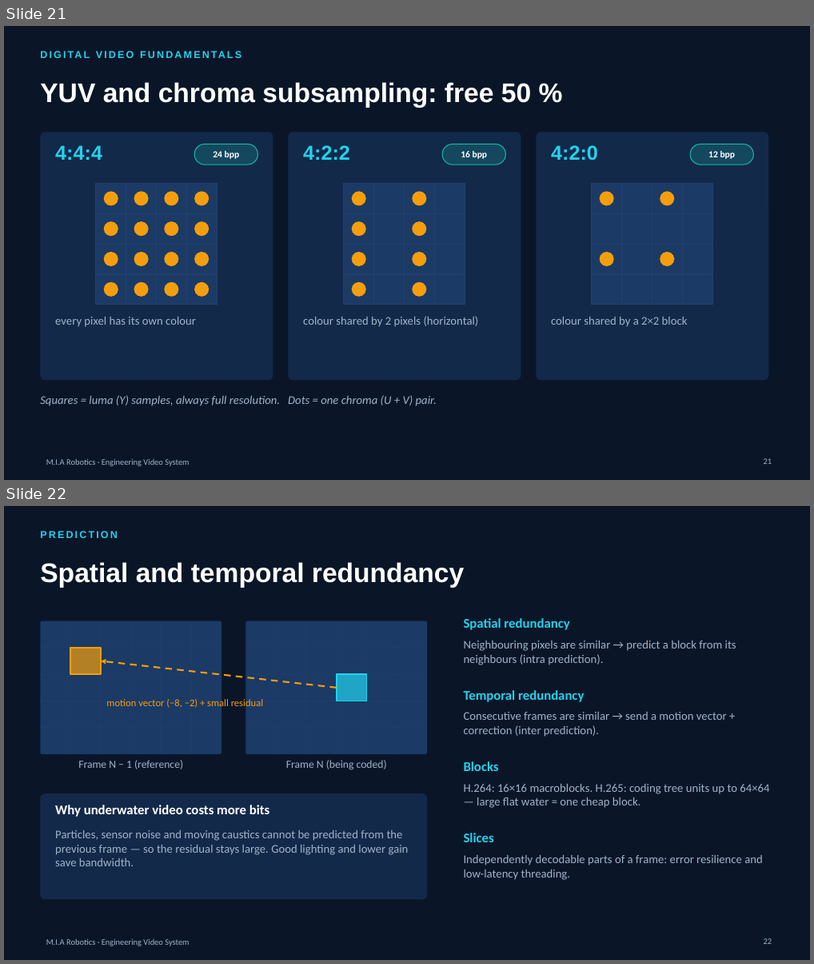
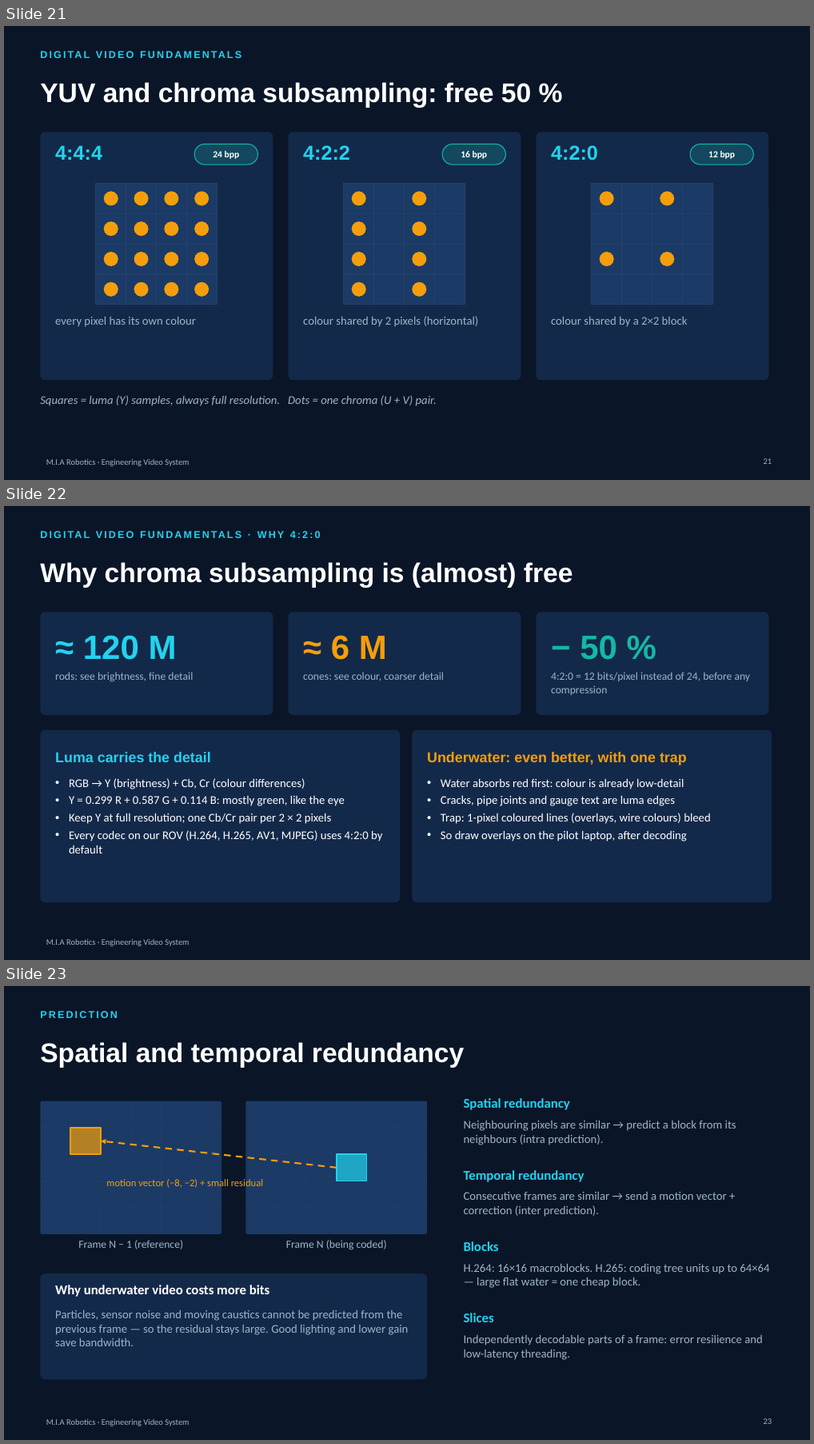
Before and after one commit to YoussefAbbas2001/video-streaming, a slide deck: presentation/MIA_Video_Streaming.pptx. Shown one above the other, each under a label of ours: slides 21 and 22 before the commit, slides 21, 22 and 23 after it. The pictures are 814x964 and 814x1444 pixels, drawn with LibreOffice and Linux fonts; fonts in the diff are those of the drawing; background and template pictures are left out. Boxes give left, top, right and bottom in pixels: in the first picture for what was removed or moved away, otherwise in the second. Text is boxed around its words. In the diff, an @@ line names an element or a change of style, - is before the commit and + after.

```diff
--- a/presentation/MIA_Video_Streaming.pptx
+++ b/presentation/MIA_Video_Streaming.pptx
@@ slide 22 added at [4, 506, 810, 960], background #0A1628; not listed: 1 template element that a slide beside it also shows @@
@@ text added at [290, 531, 321, 538], 12 pt, text #22D3EE, bold @@
+DIGITAL VIDEO FUNDAMENTALS · WHY 4:2:0
@@ title added at [40, 562, 574, 588], 32 pt, text #FFFFFF, bold @@
+Why chroma subsampling is (almost) free
@@ rounded rectangle added at [40, 612, 274, 715], fill #13294A @@
@@ rounded rectangle added at [288, 612, 522, 715], fill #13294A @@
@@ rounded rectangle added at [536, 612, 770, 715], fill #13294A @@
@@ text added at [83, 635, 177, 660], 40 pt, text #22D3EE, bold @@
+≈ 120 M
@@ text added at [331, 635, 387, 660], 40 pt, text #F59E0B, bold @@
+≈ 6 M
@@ text added at [580, 635, 618, 660], 40 pt, text #14B8A6, bold @@
+− 50 %
@@ text added at [55, 672, 193, 682], 13 pt, text #9FB3C8 @@
+rods: see brightness, fine detail
@@ text added at [303, 672, 444, 680], 13 pt, text #9FB3C8 @@
+cones: see colour, coarser detail
@@ text added at [551, 672, 751, 695], 13 pt, text #9FB3C8 @@
+4:2:0 = 12 bits/pixel instead of 24, before any compression
@@ rounded rectangle added at [40, 730, 400, 902], fill #13294A @@
@@ rounded rectangle added at [412, 730, 772, 902], fill #13294A @@
@@ text added at [55, 752, 211, 762], 17 pt, text #22D3EE, bold @@
+Luma carries the detail
@@ text added at [427, 752, 687, 765], 17 pt, text #F59E0B, bold @@
+Underwater: even better, with one trap
@@ text added at [69, 778, 382, 853], 14 pt, text #FFFFFF @@
+• RGB → Y (brightness) + Cb, Cr (colour differences)
+• Y = 0.299 R + 0.587 G + 0.114 B: mostly green, like the eye
+• Keep Y at full resolution; one Cb/Cr pair per 2 × 2 pixels
+• Every codec on our ROV (H.264, H.265, AV1, MJPEG) uses 4:2:0 by default
@@ text added at [441, 778, 710, 841], 14 pt, text #FFFFFF @@
+• Water absorbs red first: colour is already low-detail
+• Cracks, pipe joints and gauge text are luma edges
+• Trap: 1-pixel coloured lines (overlays, wire colours) bleed
+• So draw overlays on the pilot laptop, after decoding
@@ what was slide 22 is now slide 23 @@
```
Also in this commit, not shown: 4 slides changed, 8 other slides added, 24 other files.
